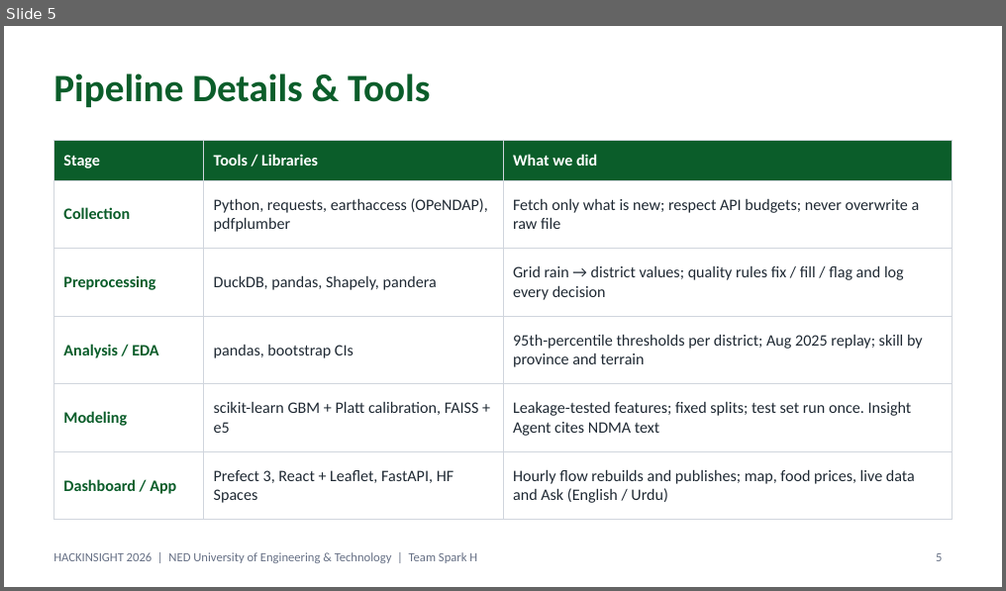
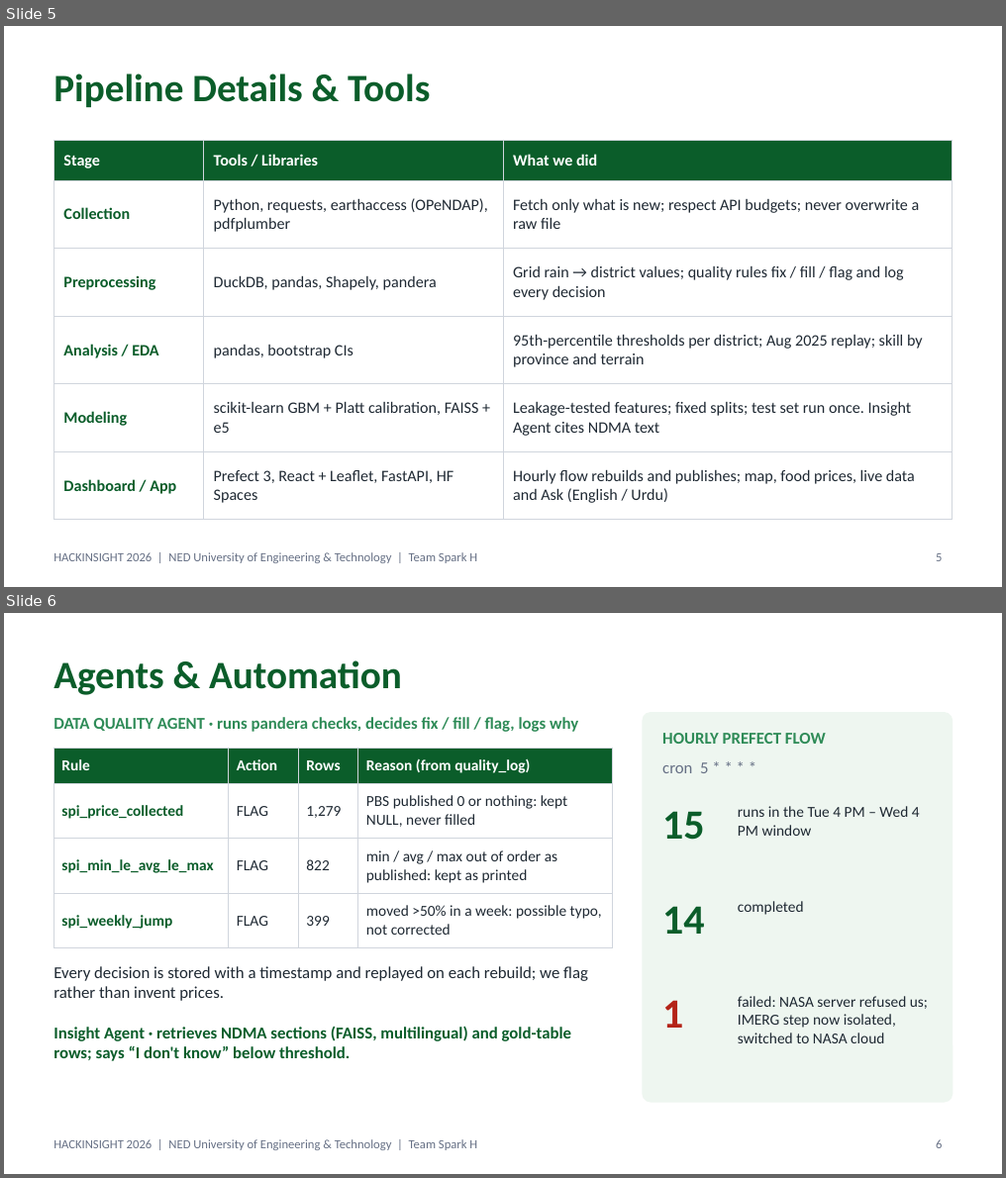
Before and after one commit to RoshaanT1/floodlens-pakistan, a slide deck: FloodLens_SparkH.pptx. Shown one above the other, each under a label of ours: slide 5 before the commit, slides 5 and 6 after it. The pictures are 1006x591 and 1006x1178 pixels, drawn with LibreOffice and Linux fonts; fonts in the diff are those of the drawing. Boxes give left, top, right and bottom in pixels: in the first picture for what was removed or moved away, otherwise in the second. Text is boxed around its words. In the diff, an @@ line names an element or a change of style, - is before the commit and + after.

Commit message:
Deck curated to the marking criteria; docs corrected against the warehouse (Feb 2024 forecasts, 689,280 rain rows, 157 documents); video 2:52

```diff
--- a/FloodLens_SparkH.pptx
+++ b/FloodLens_SparkH.pptx
@@ slide 6 added at [4, 613, 1002, 1174], background #FFFFFF; not listed: 1 template element that a slide beside it also shows @@
@@ title added at [54, 661, 402, 695], 28 pt, text #0B5D2A, bold @@
+Agents & Automation
@@ text added at [54, 717, 578, 732], 12 pt, text #2E8B57, bold @@
+DATA QUALITY AGENT · runs pandera checks, decides fix / fill / flag, logs why
@@ rounded rectangle added at [643, 713, 952, 1102], fill #EEF6F0, outline #EEF6F0 1 pt @@
@@ table added at [54, 748, 613, 939], 4 rows, 4 columns @@
+Rule | Action | Rows | Reason (from quality_log)
+spi_price_collected | FLAG | 1,279 | PBS published 0 or nothing: kept NULL, never filled
+spi_min_le_avg_le_max | FLAG | 822 | min / avg / max out of order as published: kept as printed
+spi_weekly_jump | FLAG | 399 | moved >50% in a week: possible typo, not corrected
@@ text added at [662, 733, 826, 744], 12 pt, text #2E8B57, bold @@
+HOURLY PREFECT FLOW
@@ text added at [662, 762, 708, 773], 12 pt, text #667085 @@
+cron 5 * * * *
@@ text added at [662, 811, 704, 840], 30 pt, text #0B5D2A, bold @@
+15
@@ text added at [738, 806, 920, 836], 11 pt, text #1F2933 @@
+runs in the Tue 4 PM – Wed 4 PM window
@@ text added at [662, 906, 704, 934], 30 pt, text #0B5D2A, bold @@
+14
@@ text added at [738, 901, 804, 915], 11 pt, text #1F2933 @@
+completed
@@ text added at [54, 966, 588, 1001], 12 pt, text #1F2933 @@
+Every decision is stored with a timestamp and replayed on each rebuild; we flag rather than invent prices.
@@ text added at [738, 996, 928, 1044], 11 pt, text #1F2933 @@
+failed: NASA server refused us; IMERG step now isolated, switched to NASA cloud
@@ text added at [54, 1026, 572, 1061], 12 pt, text #0B5D2A, bold @@
+Insight Agent · retrieves NDMA sections (FAISS, multilingual) and gold-table rows; says “I don't know” below threshold.
@@ text added at [662, 1000, 683, 1028], 30 pt, text #B42318, bold @@
+1
@@ page number added at [936, 1140, 942, 1149], 9 pt, text #667085 @@
+6
```
Also in this commit, not shown: 3 slides changed, 2 other slides added, 7 other files.
